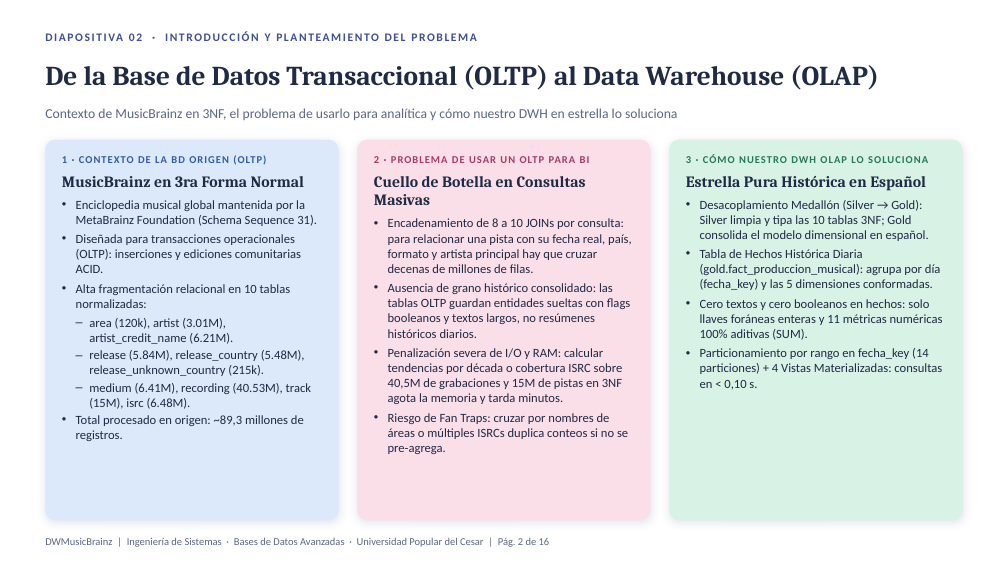
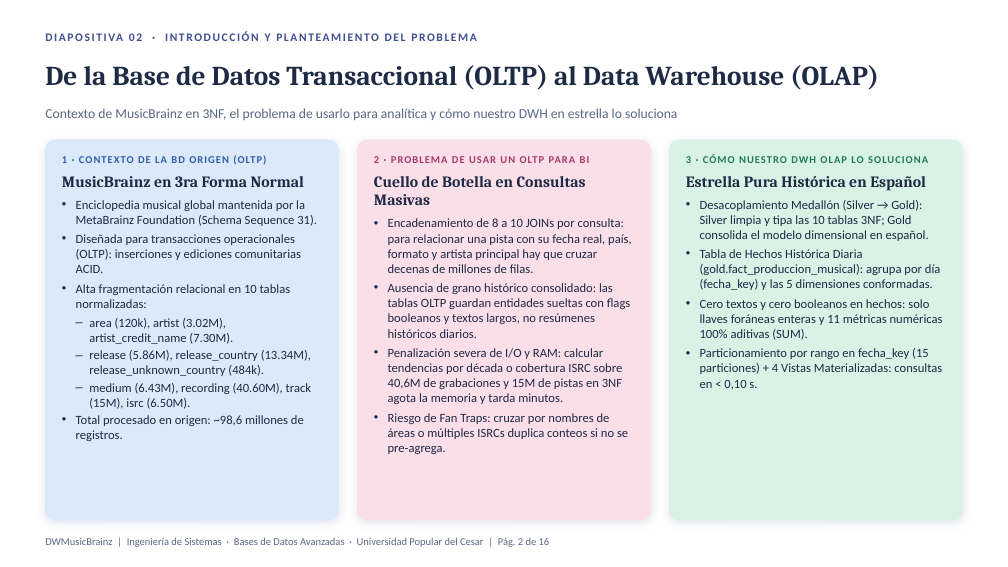
Before and after one commit to srusso1/DWH-MusicBrainz, a slide deck: slide 2 of docs/DWMusicBrainz_Sustentacion_v2.pptx. Drawn at 1008x567 pixels with LibreOffice and Linux fonts; fonts in the diff are those of the drawing; background and template pictures are left out. Boxes give left, top, right and bottom in pixels: in the first picture for what was removed or moved away, otherwise in the second. Text is boxed around its words. In the diff, an @@ line names an element or a change of style, - is before the commit and + after.

Commit message:
docs: actualizar documentos de sustentacion con cifras y hallazgos corregidos
- Volumetria real de silver y gold (98,6 M filas, 16 GB, hecho de 2.967.681 filas)
- 15 particiones, catalogo silver.language y nombres oficiales de idioma
- Regla de fecha sin imputar con el anio del artista y conteos aditivos
- Conclusion de RF05 basada en los coeficientes de Pearson reales
- Declarar python-pptx en requirements

```diff
--- a/docs/DWMusicBrainz_Sustentacion_v2.pptx
+++ b/docs/DWMusicBrainz_Sustentacion_v2.pptx
@@ text at <box>76,318,311,441</box>: text changed @@
-  – area (120k), artist (3.01M), artist_credit_name (6.21M).
-  – release (5.84M), release_country (5.48M), release_unknown_country (215k).
-  – medium (6.41M), recording (40.53M), track (15M), isrc (6.48M).
-• Total procesado en origen: ~89,3 millones de registros.
+  – area (120k), artist (3.02M), artist_credit_name (7.30M).
+  – release (5.86M), release_country (13.34M), release_unknown_country (484k).
+  – medium (6.43M), recording (40.60M), track (15M), isrc (6.50M).
+• Total procesado en origen: ~98,6 millones de registros.
@@ text at <box>388,348,623,404</box>: text changed @@
-• Penalización severa de I/O y RAM: calcular tendencias por década o cobertura ISRC sobre 40,5M de grabaciones y 15M de pistas en 3NF agota la memoria y tarda minutos.
+• Penalización severa de I/O y RAM: calcular tendencias por década o cobertura ISRC sobre 40,6M de grabaciones y 15M de pistas en 3NF agota la memoria y tarda minutos.
@@ text at <box>700,348,942,389</box>: text changed @@
-• Particionamiento por rango en fecha_key (14 particiones) + 4 Vistas Materializadas: consultas en < 0,10 s.
+• Particionamiento por rango en fecha_key (15 particiones) + 4 Vistas Materializadas: consultas en < 0,10 s.
```
Also in this commit, not shown: 11 other slides changed, 5 other files.
